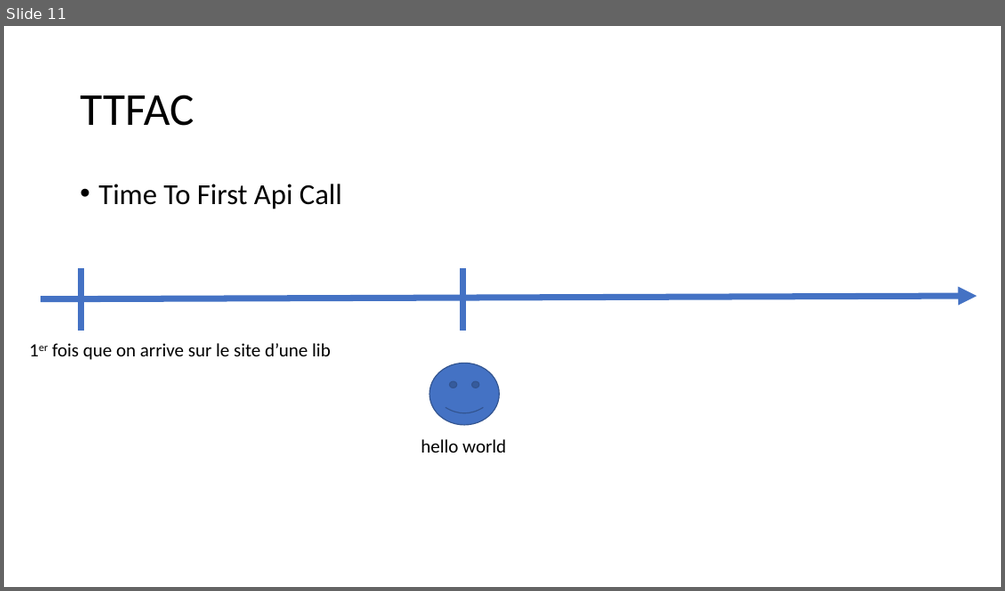
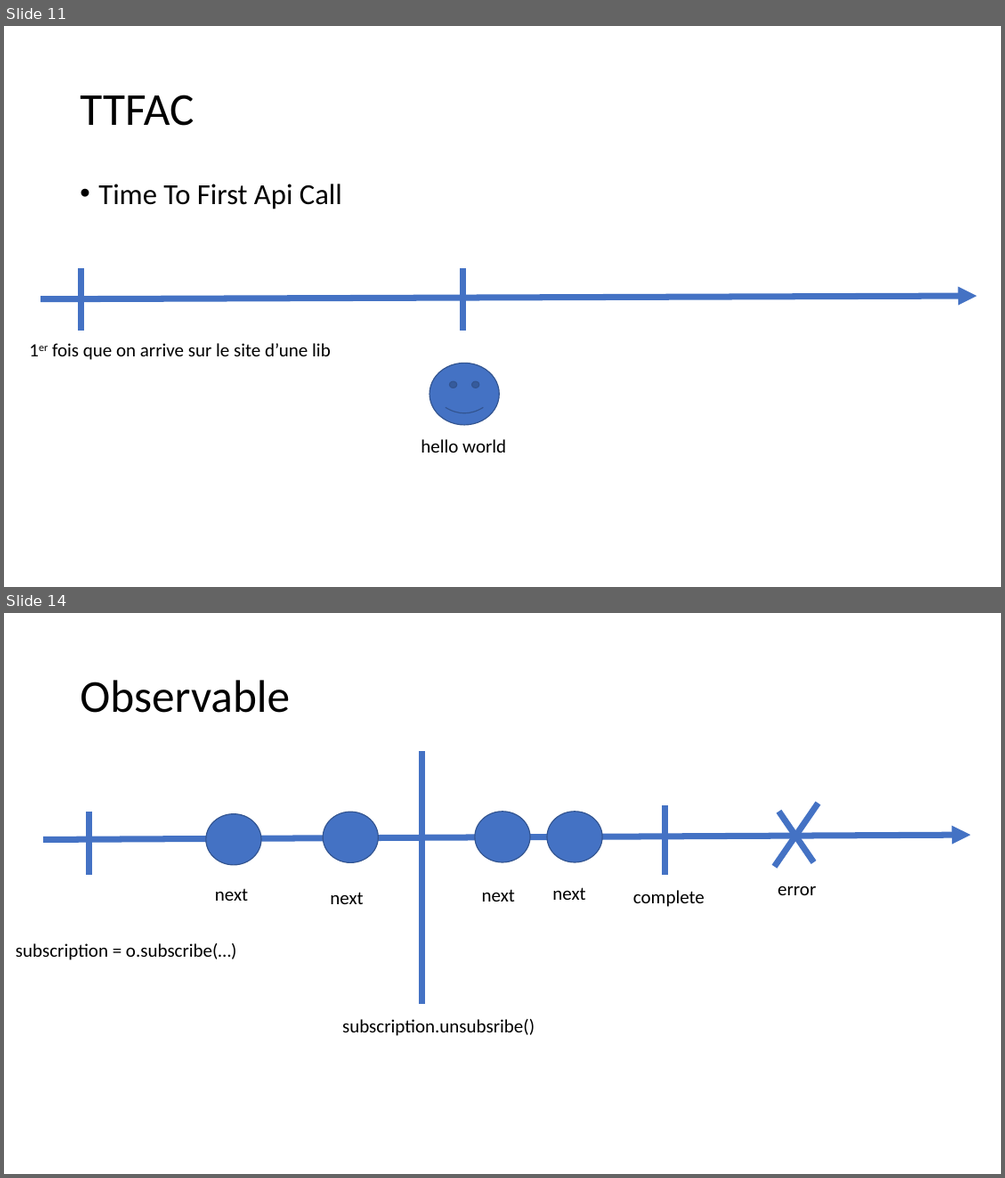
Before and after one commit to jlg-formation/njs-oct-2021, a slide deck: Notes.pptx. Shown one above the other, each under a label of ours: slide 11 before the commit, slides 11 and 14 after it; the slides between them are not shown. The pictures are 1005x591 and 1005x1178 pixels, drawn with LibreOffice and Linux fonts; fonts in the diff are those of the drawing. Boxes give left, top, right and bottom in pixels: in the first picture for what was removed or moved away, otherwise in the second. Text is boxed around its words. In the diff, an @@ line names an element or a change of style, - is before the commit and + after.

```diff
--- a/Notes.pptx
+++ b/Notes.pptx
@@ slide 14 added at [4, 613, 1001, 1174], background #FFFFFF @@
@@ title added at [80, 680, 290, 713], 44 pt, text #000000 @@
+Observable
@@ line added from (422, 751) to (422, 1004), #4472C4 6 pt @@
@@ line added from (89, 811) to (89, 875), #4472C4 6 pt @@
@@ ellipse added at [206, 814, 261, 865], fill #4472C4, outline #325491 1 pt @@
@@ ellipse added at [323, 811, 378, 863], fill #4472C4, outline #325491 1 pt @@
@@ ellipse added at [475, 811, 531, 862], fill #4472C4, outline #325491 1 pt @@
@@ ellipse added at [547, 811, 602, 862], fill #4472C4, outline #325491 1 pt @@
@@ line added from (665, 805) to (665, 875), #4472C4 6 pt @@
@@ line added from (818, 803) to (774, 867), #4472C4 6 pt @@
@@ line added from (778, 811) to (814, 862), #4472C4 6 pt @@
@@ arrow added from (43, 840) to (971, 835), #4472C4 6 pt @@
@@ text added at [215, 888, 248, 900], 18 pt, text #000000 @@
+next
@@ text added at [330, 892, 363, 904], 18 pt, text #000000 @@
+next
@@ text added at [482, 889, 515, 901], 18 pt, text #000000 @@
+next
@@ text added at [552, 887, 585, 900], 18 pt, text #000000 @@
+next
@@ text added at [633, 890, 704, 907], 18 pt, text #000000 @@
+complete
@@ text added at [777, 885, 816, 895], 18 pt, text #000000 @@
+error
@@ text added at [16, 943, 236, 960], 18 pt, text #000000 @@
+subscription = o.subscribe(…)
@@ text added at [342, 1019, 534, 1036], 18 pt, text #000000 @@
+subscription.unsubsribe()
```
Also in this commit, not shown: 2 slides changed, 7 other slides added.
